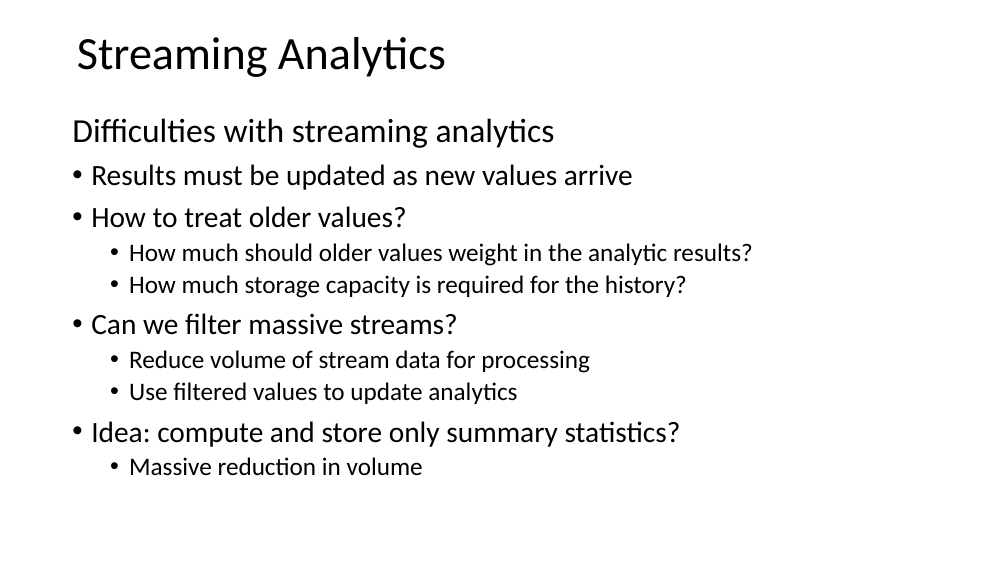
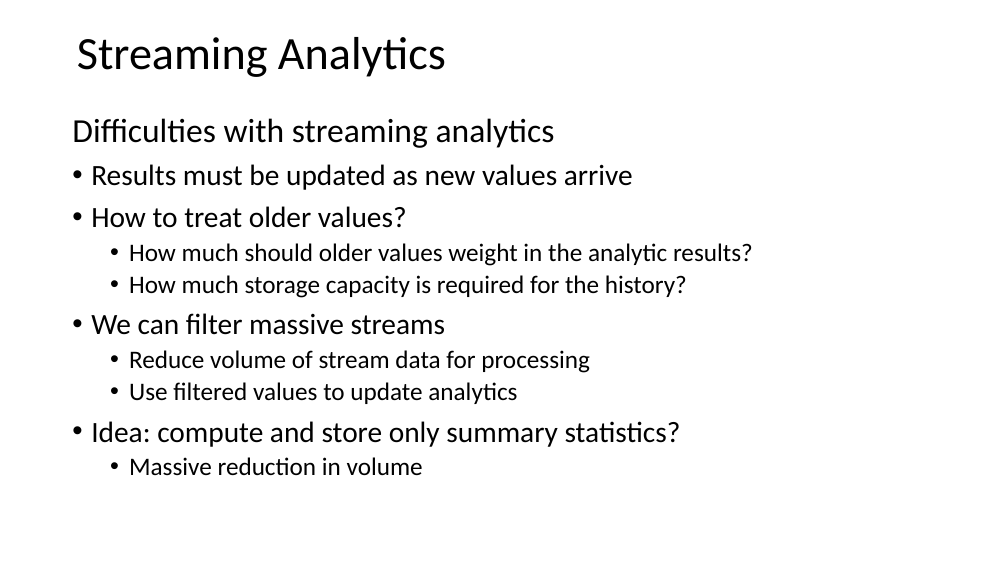
Before and after one commit to StephenElston/CSCI-E-108, a slide deck: slide 6 of slides/3_StreamingAnalytics.pptx. Drawn at 1008x567 pixels with LibreOffice and Linux fonts; fonts in the diff are those of the drawing. Boxes give left, top, right and bottom in pixels: in the first picture for what was removed or moved away, otherwise in the second. Text is boxed around its words. In the diff, an @@ line names an element or a change of style, - is before the commit and + after.

Commit message:
Corrected small math typos

```diff
--- a/slides/3_StreamingAnalytics.pptx
+++ b/slides/3_StreamingAnalytics.pptx
@@ text at bbox=[91, 313, 445, 335]: text changed @@
-• Can we filter massive streams?
+• We can filter massive streams
```
Also in this commit, not shown: 2 other slides changed.
